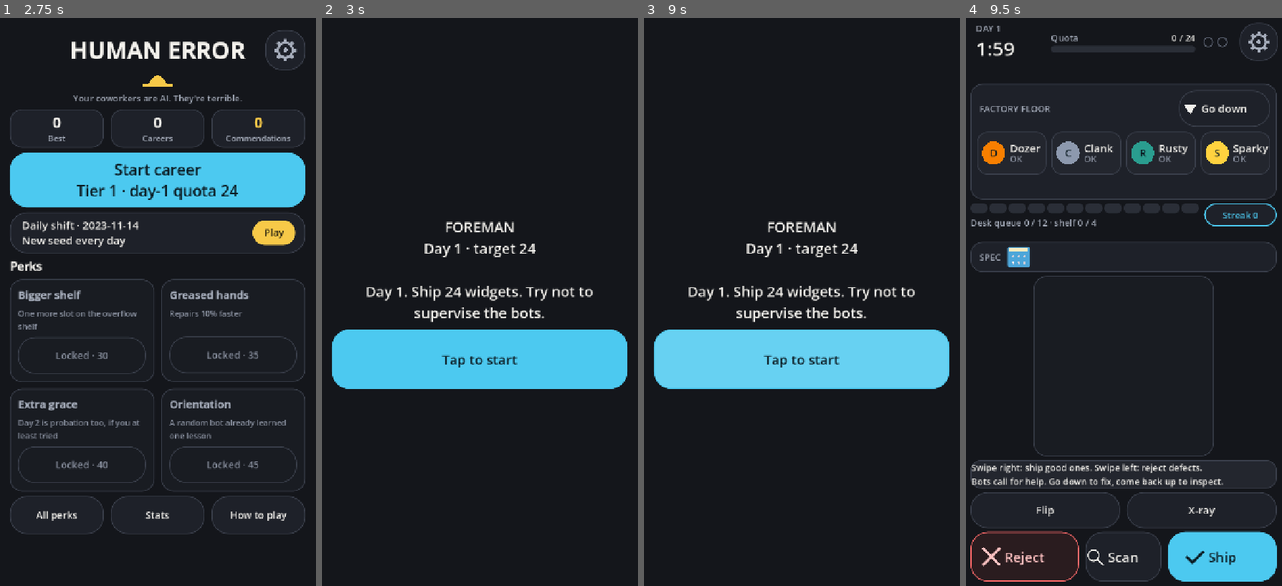
Above: before the commit, frames 1-4 (left to right).
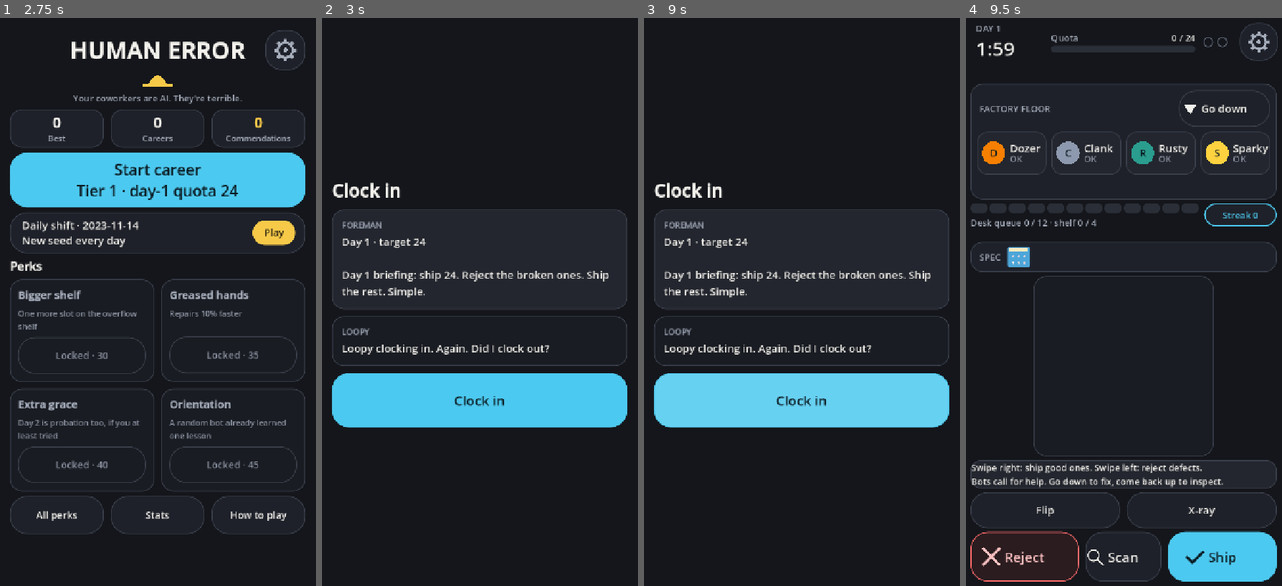
Above: after the commit, the same moments.

Repository: JasonHitching/human-error
Game: Godot game, scene res://main.tscn
Same seed, same stepped clock (60 frames per second), same inputs: the game is played once before the commit and once after it.
Inputs (mouse positions are in pixels of both pictures, inside the frame that each line leads up to):
- Up to frame 1 (2.75 s): click (158, 398) at 0.5 s, where only the run after the commit has a clickable "Clock in"; click (158, 358) at 1.25 s, where only the run before the commit has a clickable "Tap to start"; click (158, 358) at 2 s, where only the run before the commit has a clickable "Tap to start"
- Up to frame 2 (3 s): click "Start career Tier 1 · day-1 q…" at 2.75 s
- Up to frame 3 (9 s): click "Go down" at 3.5 s; click "Go down" at 4.25 s; click (937, 40) at 5 s; tap Enter at 5.75, 7.25, 8.75 s; drag from (802, 302) to (833, 177) at 5.77 s; tap Space at 6.5, 8 s; drag from (802, 142) to (786, 415) at 6.52 s; move the mouse to (833, 177) at 7.27 s; hold Right (ui_right) 7.28-8 s; tap F at 7.35, 8.85 s; click (833, 177) at 7.42 s; drag from (786, 415) to (704, 216) at 8.02 s; move the mouse to (896, 387) at 8.77 s; hold Left (ui_left) from 8.78 s (still down); click (896, 387) at 8.92 s
- Up to frame 4 (9.5 s): keep holding Left (ui_left)

Frame 1 is identical in both runs. In frame 2, 17% of the frame differs, in the area x 3-97%, y 29-73%; in frame 3, 17%; in frame 4, nothing differs.

Commit message:
#165 CORE-4 Day phases: clock-in, shift, end of day
Co-Authored-By: Claude Sonnet 5.5 <noreply@anthropic.com>
Claude-Session: https://claude.ai/code/session_01K8aWAZQKf99PdSsCTbaeSj

Diff:
--- /dev/null
+++ b/game/data/dialogue.json
@@ -0,0 +1,67 @@
+{
+ "foreman_briefing": [
+  "Day {day}. Target: {target} widgets. Clock in, keep the line moving, and try not to think too hard about it.",
+  "Morning. {target} widgets today. The bots are warmed up and so is my patience.",
+  "Day {day} briefing: ship {target}. Reject the broken ones. Ship the rest. Simple.",
+  "Quota is {target}. I've seen worse crews. Not many, but I've seen them."
+ ],
+ "foreman_reaction": {
+  "hit": [
+   "Target met. I'll allow it.",
+   "You hit the number. Don't make a habit of it.",
+   "Acceptable work. Go home."
+  ],
+  "bonus": [
+   "Well over target. I'm suspicious, but pleased.",
+   "That's a bonus day. Don't tell the bots, they'll want credit.",
+   "Above and beyond. I almost smiled."
+  ],
+  "miss": [
+   "Short today. Tomorrow we do better.",
+   "Missed it. The board noticed, and so did I.",
+   "Not enough widgets. Sleep on it."
+  ]
+ },
+ "bot_clock_in": {
+  "Sparky": [
+   "Sparky here! Running hot and loving it.",
+   "Morning! I only overclocked twice yesterday. Probably.",
+   "Ready! Don't look at my temperature gauge."
+  ],
+  "Clank": [
+   "Clank. Reporting. Mostly intact.",
+   "Good morning. I have oiled myself. Somewhat.",
+   "Clank ready. Please ignore the rattling."
+  ],
+  "Loopy": [
+   "Hi hi hi! Where was I? Oh, work!",
+   "Loopy clocking in. Again. Did I clock out?",
+   "Morning! Or is it? It is. I think."
+  ],
+  "Dozer": [
+   "Dozer. Awake. Technically.",
+   "Five more minutes. Kidding. Mostly.",
+   "Dozer on the floor. Don't let me nap."
+  ],
+  "Rusty": [
+   "Rusty, present. My joints have opinions.",
+   "Another day, another squeak. Let's go.",
+   "Rusty here. I've seen this line break before."
+  ],
+  "Pip": [
+   "Pip! First week! Please be patient!",
+   "Hi! I'm Pip. Which button is which?",
+   "Pip ready! I think!"
+  ],
+  "Nudge": [
+   "Nudge here. Just nudging things along.",
+   "Morning! I nudged my coffee. It fell over.",
+   "Nudge ready. Mind the edges."
+  ],
+  "Bolt": [
+   "Bolt! Fast as ever!",
+   "Bolt clocking in. Speed first, questions later.",
+   "Morning! I'm already late, somehow."
+  ]
+ }
+}
--- /dev/null
+++ b/game/scenes/ui/clock_in.tscn
@@ -0,0 +1,105 @@
+[gd_scene load_steps=2 format=3]
+
+[ext_resource type="Script" path="res://scripts/ui/clock_in.gd" id="1_s"]
+
+[node name="ClockIn" type="ColorRect"]
+anchors_preset = 15
+anchor_right = 1.0
+anchor_bottom = 1.0
+grow_horizontal = 2
+grow_vertical = 2
+color = Color(0.0784, 0.0863, 0.1059, 1)
+script = ExtResource("1_s")
+
+[node name="Scroll" type="ScrollContainer" parent="."]
+unique_name_in_owner = true
+layout_mode = 1
+anchors_preset = 15
+anchor_right = 1.0
+anchor_bottom = 1.0
+grow_horizontal = 2
+grow_vertical = 2
+horizontal_scroll_mode = 0
+
+[node name="Margin" type="MarginContainer" parent="Scroll"]
+unique_name_in_owner = true
+layout_mode = 2
+size_flags_horizontal = 3
+size_flags_vertical = 3
+theme_override_constants/margin_left = 30
+theme_override_constants/margin_top = 30
+theme_override_constants/margin_right = 30
+theme_override_constants/margin_bottom = 30
+
+[node name="Col" type="VBoxContainer" parent="Scroll/Margin"]
+unique_name_in_owner = true
+layout_mode = 2
+theme_override_constants/separation = 15
+alignment = 1
+
+[node name="TitleLabel" type="Label" parent="Scroll/Margin/Col"]
+unique_name_in_owner = true
+custom_minimum_size = Vector2(120, 0)
+layout_mode = 2
+mouse_filter = 2
+theme_override_font_sizes/font_size = 40
+text = "Clock in"
+autowrap_mode = 3
+
+[node name="ForemanCard" type="PanelContainer" parent="Scroll/Margin/Col"]
+unique_name_in_owner = true
+layout_mode = 2
+size_flags_horizontal = 3
+
+[node name="Box" type="VBoxContainer" parent="Scroll/Margin/Col/ForemanCard"]
+layout_mode = 2
+theme_override_constants/separation = 7
+
+[node name="ForemanTag" type="Label" parent="Scroll/Margin/Col/ForemanCard/Box"]
+unique_name_in_owner = true
+custom_minimum_size = Vector2(120, 0)
+layout_mode = 2
+mouse_filter = 2
+theme_override_font_sizes/font_size = 18
+text = "FOREMAN"
+autowrap_mode = 3
+
+[node name="BodyLabel" type="Label" parent="Scroll/Margin/Col/ForemanCard/Box"]
+unique_name_in_owner = true
+custom_minimum_size = Vector2(120, 0)
+layout_mode = 2
+mouse_filter = 2
+theme_override_font_sizes/font_size = 24
+autowrap_mode = 3
+
+[node name="BotCard" type="PanelContainer" parent="Scroll/Margin/Col"]
+unique_name_in_owner = true
+layout_mode = 2
+size_flags_horizontal = 3
+
+[node name="Box" type="VBoxContainer" parent="Scroll/Margin/Col/BotCard"]
+layout_mode = 2
+theme_override_constants/separation = 7
+
+[node name="BotTag" type="Label" parent="Scroll/Margin/Col/BotCard/Box"]
+unique_name_in_owner = true
+custom_minimum_size = Vector2(120, 0)
+layout_mode = 2
+mouse_filter = 2
+theme_override_font_sizes/font_size = 18
+autowrap_mode = 3
+
+[node name="BotLine" type="Label" parent="Scroll/Margin/Col/BotCard/Box"]
+unique_name_in_owner = true
+custom_minimum_size = Vector2(120, 0)
+layout_mode = 2
+mouse_filter = 2
+theme_override_font_sizes/font_size = 24
+autowrap_mode = 3
+
+[node name="ClockInBtn" type="Button" parent="Scroll/Margin/Col"]
+unique_name_in_owner = true
+custom_minimum_size = Vector2(0, 122)
+layout_mode = 2
+focus_mode = 0
+text = "Clock in"
--- a/game/scripts/main.gd
+++ b/game/scripts/main.gd
@@ -247,7 +247,8 @@
 	_holding = false
 	_phase = Phase.BANNER
 	_hud.set_flash("")
-	_hud.show_banner(_career.day, _career.foreman_line("start"), _factory.target, _career.twist(), _factory.spec_change, _career.banner_news())
+	var ci := _career.clock_in()
+	_hud.show_banner(_career.day, String(ci["briefing"]), _factory.target, _career.twist(), _factory.spec_change, _career.banner_news(), String(ci["bot"]), String(ci["bot_line"]))
 	_fit()
 
 
@@ -289,6 +290,7 @@
 
 
 func _begin_shift() -> void:
+	_career.start_shift()
 	_sfx.play("transition")
 	_phase = Phase.PLAYING
 	_screens.active = true
@@ -408,7 +410,7 @@
 	if _phase == Phase.PLAYING:
 		_acc += delta
 		while _acc >= dt and not _factory.is_over():
-			_factory.step()
+			_career.step(_factory)
 			_view.push_events(_factory.events)
 			for e in _factory.events:
 				if e.get("type") == "mistake":
@@ -482,7 +484,7 @@
 	_offers = _career.offers() if int(res["points"]) > 0 else ([] as Array[Dictionary])
 	var extra := "\n".join(RunEnd.breakdown(res, _config.complaint_penalty)) if not res["hit"] else "Streak: %d days on target" % RunEnd.hit_streak(_career.history)
 	extra += "\n" + RunEnd.progress_line(res, _config.bonus_threshold) + "\n" + RunEnd.training_lines(_career.roster)
-	_hud.show_review(res, _career.foreman_line("hit" if res["hit"] else ("probation" if res["probation"] else "miss")), _offers, extra)
+	_hud.show_review(res, _career.foreman_line("hit" if res["hit"] else ("probation" if res["probation"] else "miss")), _offers, extra, _career.reaction(res))
 
 
 func _fired_info(res: Dictionary, awarded: Dictionary) -> Dictionary:
--- a/game/scripts/sim/career.gd
+++ b/game/scripts/sim/career.gd
@@ -3,6 +3,9 @@
 ## A run: days until fired, with training between days. Pure sim.
 
 const FOREMAN_PATH := "res://data/foreman.json"
+const PHASE_CLOCK_IN := "clock_in"
+const PHASE_SHIFT := "shift"
+const PHASE_END_OF_DAY := "end_of_day"
 
 var config: SimConfig
 var seed: int = 0
@@ -32,6 +35,8 @@
 var _forgive_left: int = 0
 var _perk_note: String = ""
 var _lines: Dictionary = {}
+var phase: String = PHASE_CLOCK_IN  # day phase: the sim clock only runs in "shift"
+var _dialogue := Dialogue.new()
 
 
 func _init(p_config: SimConfig, p_seed: int, p_perks: Array = []) -> void:
@@ -89,6 +94,7 @@
 
 
 func start_day() -> Factory:
+	phase = PHASE_CLOCK_IN
 	_add_rookie()
 	var f := Factory.new(config, seed * 1000 + day, roster, day_mult())
 	f.apply_twist(twist())
@@ -107,6 +113,49 @@
 	return f
 
 
+## Clock in: the shift begins (only from the clock-in phase). Returns true if the phase changed.
+func start_shift() -> bool:
+	if phase != PHASE_CLOCK_IN:
+		return false
+	phase = PHASE_SHIFT
+	return true
+
+
+## Advance the factory one tick, but only during the shift phase. Returns true if it ticked.
+func step(f: Factory) -> bool:
+	if phase != PHASE_SHIFT:
+		return false
+	f.step()
+	return true
+
+
+## Day-specific deterministic RNG for dialogue picks (separate stream: the career RNG is untouched).
+func _line_rng(salt: int) -> RandomNumberGenerator:
+	var r := RandomNumberGenerator.new()
+	r.seed = seed * 6469 + day * 101 + salt
+	return r
+
+
+## Clock-in screen content: {briefing, bot, bot_line}. The bot is drawn from today's crew.
+func clock_in() -> Dictionary:
+	var r := _line_rng(1)
+	var briefing := Dialogue.pick(_dialogue.foreman_lines("foreman_briefing"), r).replace("{day}", str(day)).replace("{target}", str(shift_target()))
+	var bot := ""
+	var line := ""
+	if not roster.is_empty():
+		bot = roster[r.randi_range(0, roster.size() - 1)].name
+		line = Dialogue.pick(_dialogue.bot_lines(bot), r)
+	return {"briefing": briefing, "bot": bot, "bot_line": line}
+
+
+## Foreman's end-of-day reaction line for a day result (hit / bonus / miss).
+func reaction(res: Dictionary) -> String:
+	var key := "miss"
+	if bool(res.get("hit", false)):
+		key = "bonus" if float(res["shipped"]) >= float(res["target"]) * config.bonus_threshold else "hit"
+	return Dialogue.pick(_dialogue.foreman_lines("foreman_reaction", key), _line_rng(2))
+
+
 ## Machines a bot can run (everything but the warehouse and QA desk).
 func bot_slots() -> int:
 	var n := 0
@@ -148,6 +197,7 @@
 
 
 func end_day(f: Factory) -> Dictionary:
+	phase = PHASE_END_OF_DAY
 	var score := f.score()
 	lessons_learned += f.lessons.size()
 	if f.complaints == 0:
--- /dev/null
+++ b/game/scripts/sim/dialogue.gd
@@ -0,0 +1,30 @@
+class_name Dialogue
+extends RefCounted
+## Foreman and bot lines (data/dialogue.json). Picks use a caller-supplied seeded RNG.
+
+const PATH := "res://data/dialogue.json"
+
+var data: Dictionary = {}
+
+
+func _init() -> void:
+	var parsed: Variant = JSON.parse_string(FileAccess.get_file_as_string(PATH))
+	if parsed is Dictionary:
+		data = parsed
+
+
+## Lines for a bot's clock-in ([] if none).
+func bot_lines(bot: String) -> Array:
+	var all: Dictionary = data.get("bot_clock_in", {})
+	return all.get(bot, [])
+
+
+func foreman_lines(kind: String, key: String = "") -> Array:
+	var v: Variant = data.get(kind, [])
+	if v is Dictionary:
+		return (v as Dictionary).get(key, [])
+	return v as Array
+
+
+static func pick(lines: Array, rng: RandomNumberGenerator) -> String:
+	return "" if lines.is_empty() else String(lines[rng.randi_range(0, lines.size() - 1)])
--- /dev/null
+++ b/game/scripts/ui/clock_in.gd
@@ -0,0 +1,41 @@
+class_name ClockIn
+extends ResultScreen
+## Clock-in screen: Foreman briefing, one line from a bot on today's crew, "Clock in" button. No timer.
+## Layout: scenes/ui/clock_in.tscn.
+
+signal clock_in_pressed
+
+const SCENE := preload("res://scenes/ui/clock_in.tscn")
+
+@onready var _title: Label = %TitleLabel
+@onready var _foreman_card: PanelContainer = %ForemanCard
+@onready var _foreman_tag: Label = %ForemanTag
+@onready var body: Label = %BodyLabel
+@onready var _bot_card: PanelContainer = %BotCard
+@onready var _bot_tag: Label = %BotTag
+@onready var _bot_line: Label = %BotLine
+@onready var clock_in_btn: Button = %ClockInBtn
+
+
+static func create() -> ClockIn:
+	return SCENE.instantiate() as ClockIn
+
+
+func _build() -> void:
+	visible = false
+	style_label(_title, UiTheme.TEXT, true)
+	style_card(_foreman_card, UiTheme.box(UiTheme.SURFACE_2, UiTheme.LINE), 12.0)
+	style_card(_bot_card, UiTheme.box(UiTheme.SURFACE_DIM, UiTheme.LINE), 12.0)
+	style_label(_foreman_tag, UiTheme.TEXT_FAINT, true)
+	style_label(body, UiTheme.TEXT)
+	style_label(_bot_tag, UiTheme.TEXT_FAINT, true)
+	style_label(_bot_line, UiTheme.TEXT)
+	UiTheme.style_button(clock_in_btn, "primary", 30)
+	clock_in_btn.pressed.connect(clock_in_pressed.emit)
+
+
+func show_clock_in(text: String, bot: String, bot_line: String) -> void:
+	body.text = text
+	_bot_card.visible = bot != "" and bot_line != ""
+	_bot_tag.text = bot.to_upper()
+	_bot_line.text = bot_line
--- a/game/scripts/ui/hud.gd
+++ b/game/scripts/ui/hud.gd
@@ -13,7 +13,7 @@
 signal stats_pressed
 signal settings_pressed
 
-var banner: Control
+var banner: ClockIn
 var review: DayReview
 var fired: RunEndScreen
 var top_bar: TopBar
@@ -37,10 +37,10 @@
 	_twist = layer.get_node("%TwistLabel")
 	_seed = layer.get_node("%SeedLabel")
 	top_bar.settings_pressed.connect(settings_pressed.emit)
-	var bb := _overlay()
-	banner = bb[0]
-	_banner_label = _big(bb[1])
-	_button(bb[1], "Tap to start", start_pressed.emit, "primary")
+	banner = ClockIn.create()
+	banner.clock_in_pressed.connect(start_pressed.emit)
+	add_child(banner)
+	_banner_label = banner.body
 	review = DayReview.create()
 	review.offer_chosen.connect(offer_pressed.emit)
 	review.continue_pressed.connect(continue_pressed.emit)
@@ -86,7 +86,7 @@
 	_flash.text = text
 
 
-func show_banner(day: int, line: String, target: int, twist: Dictionary = {}, spec_change: String = "", news: String = "") -> void:
+func show_banner(day: int, line: String, target: int, twist: Dictionary = {}, spec_change: String = "", news: String = "", bot: String = "", bot_line: String = "") -> void:
 	var tw := ""
 	if news != "":
 		tw = "\n\n" + news
@@ -94,11 +94,11 @@
 		tw += "\n\n" + spec_change
 	if not twist.is_empty():
 		tw += "\n\nTWIST: %s %s\n%s" % [twist.get("icon", ""), twist.get("name", ""), twist.get("line", "")]
-	_banner_label.text = "FOREMAN\nDay %d · target %d\n\n%s%s" % [day, target, line, tw]
+	banner.show_clock_in("Day %d · target %d\n\n%s%s" % [day, target, line, tw], bot, bot_line)
 	_show_only(banner)
 
 
-func show_review(res: Dictionary, line: String, offers: Array[Dictionary], extra: String = "") -> void:
+func show_review(res: Dictionary, line: String, offers: Array[Dictionary], extra: String = "", reaction: String = "") -> void:
 	var notes: Array[String] = []
 	if String(res.get("spec_change", "")) != "":
 		notes.append(String(res["spec_change"]))
@@ -115,7 +115,7 @@
 	var missed := _missed_line(res)
 	if missed != "":
 		notes.append(missed.strip_edges())
-	review.show_review(res, line, offers, extra, notes)
+	review.show_review(res, line if reaction == "" else line + "\n\n" + reaction, offers, extra, notes)
 	_show_only(review)
 
 
--- /dev/null
+++ b/game/tests/test_day_phases.gd
@@ -0,0 +1,76 @@
+extends TestCase
+## Day phases: clock_in -> shift -> end_of_day. The sim clock only runs in the shift; dialogue picks are seeded.
+
+
+func _career(mode: String, seed: int) -> Career:
+	return Career.new(SimConfig.load_mode(mode), seed)
+
+
+func test_clock_only_runs_in_shift() -> void:
+	for mode in ["full", "core"]:
+		var c := _career(mode, 3)
+		var f := c.start_day()
+		assert_eq(c.phase, Career.PHASE_CLOCK_IN)
+		assert_true(not c.step(f))
+		assert_eq(f.tick, 0)
+		assert_true(c.start_shift())
+		assert_true(not c.start_shift())
+		for _i in 50:
+			c.step(f)
+		assert_eq(f.tick, 50)
+		c.end_day(f)
+		assert_eq(c.phase, Career.PHASE_END_OF_DAY)
+		assert_true(not c.step(f))
+		assert_eq(f.tick, 50)
+		c.next_day()
+		c.start_day()
+		assert_eq(c.phase, Career.PHASE_CLOCK_IN)
+
+
+func _replay(seed: int) -> Array:
+	var c := _career("core", seed)
+	var out: Array = []
+	for _d in 3:
+		var f := c.start_day()
+		out.append(c.clock_in())
+		c.start_shift()
+		for _i in 200:
+			c.step(f)
+		var res := c.end_day(f)
+		out.append([f.tick, res["shipped"], c.reaction(res)])
+		c.next_day()
+	return out
+
+
+func test_replay_identical() -> void:
+	assert_eq(str(_replay(7)), str(_replay(7)))
+	assert_true(str(_replay(7)) != str(_replay(8)))
+
+
+func test_core_bots_have_three_clock_in_lines() -> void:
+	var d := Dialogue.new()
+	var cfg := SimConfig.load_mode("core")
+	assert_true(not cfg.bot_defs.is_empty())
+	for b: Dictionary in cfg.bot_defs:
+		assert_true(d.bot_lines(String(b["name"])).size() >= 3, String(b["name"]))
+	for key in ["hit", "bonus", "miss"]:
+		assert_true(d.foreman_lines("foreman_reaction", key).size() >= 1, key)
+
+
+func test_line_choice_is_seeded_and_leaves_career_rng_alone() -> void:
+	var c := _career("core", 5)
+	c.start_day()
+	var state := c.rng.state
+	var a := c.clock_in()
+	assert_eq(c.rng.state, state)
+	assert_eq(str(a), str(_career_clock_in(5)))
+	var seen := {}
+	for s in 30:
+		seen[str(_career_clock_in(s))] = true
+	assert_true(seen.size() > 3)
+
+
+func _career_clock_in(seed: int) -> Dictionary:
+	var c := _career("core", seed)
+	c.start_day()
+	return c.clock_in()
--- a/game/tools/ui_check.gd
+++ b/game/tools/ui_check.gd
@@ -747,6 +747,10 @@
 			if hud.size != _main.size:
 				_fails.append("HUD size %s != screen %s" % [hud.size, _main.size])
 			_check_overlay("banner", hud.banner, true)
+			if not hud.banner.clock_in_btn.is_visible_in_tree() or hud.banner.clock_in_btn.text != "Clock in":
+				_fails.append("clock-in screen has no reachable Clock in button")
+			if hud.banner.body.text == "" or not hud.banner.find_child("BotLine", true, false).text.length() > 0:
+				_fails.append("clock-in screen lacks Foreman briefing or bot line")
 			_check_home("start")
 			_check_night()
 			_check_tutorial()
@@ -770,6 +774,8 @@
 			Sprites.clear_cache()
 			if _main._phase != _main.Phase.PLAYING:
 				_fails.append("shift did not start after banner tap")
+			if _main._career.phase != Career.PHASE_SHIFT:
+				_fails.append("career not in shift phase after clock-in")
 			_end_shift(_main._factory.target * 2)  # hit with bonus -> points to spend
 		8:
 			_check_overlay("review", hud.review, true)
Not shown, added: game/scripts/sim/dialogue.gd.uid
Not shown, added: game/scripts/ui/clock_in.gd.uid
Not shown, added: game/tests/test_day_phases.gd.uid
